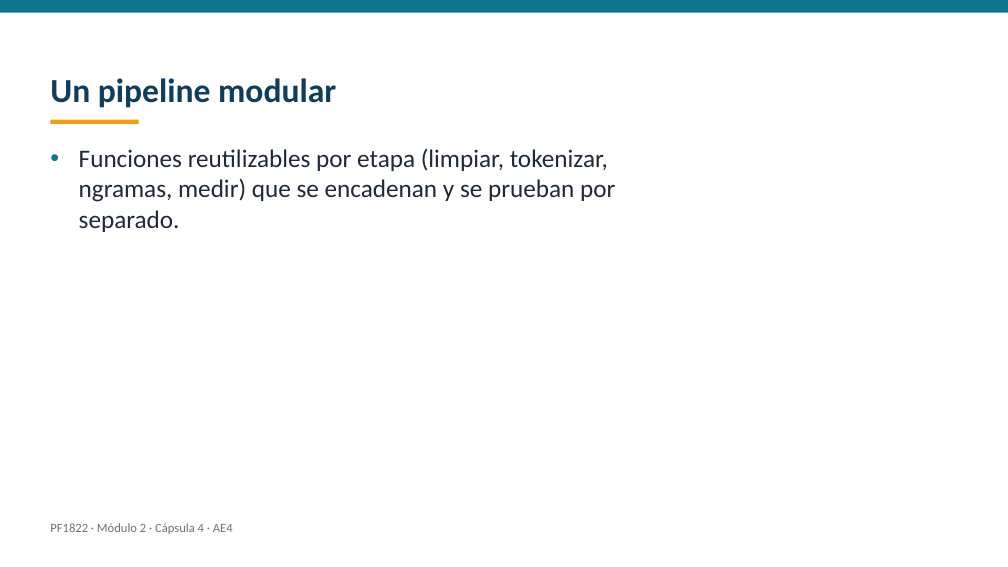
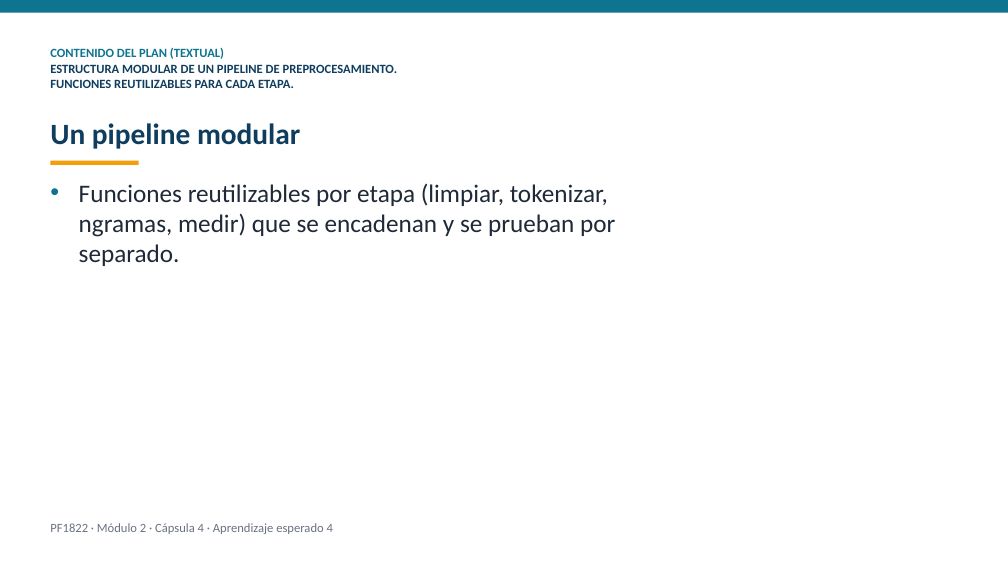
Before and after one commit to dojedacifuentes/naty.proyecto01, a slide deck: slide 8 of modulo-2/PF1822-desarrollo-con-ia/produccion/videos/AE4-capsula.pptx (slide 7 before the commit). Drawn at 1008x567 pixels with LibreOffice and Linux fonts; fonts in the diff are those of the drawing. Boxes give left, top, right and bottom in pixels: in the first picture for what was removed or moved away, otherwise in the second. Text is boxed around its words. In the diff, an @@ line names an element or a change of style, - is before the commit and + after.

Commit message:
checkpoint: 2026-09-25 videocapsulas textuales del plan para el revisor

```diff
--- a/modulo-2/PF1822-desarrollo-con-ia/produccion/videos/AE4-capsula.pptx
+++ b/modulo-2/PF1822-desarrollo-con-ia/produccion/videos/AE4-capsula.pptx
@@ text added at bbox=[50, 48, 398, 88], 12 pt, text #0F3D5E, bold @@
+CONTENIDO DEL PLAN (TEXTUAL)
+ESTRUCTURA MODULAR DE UN PIPELINE DE PREPROCESAMIENTO.
+FUNCIONES REUTILIZABLES PARA CADA ETAPA.
@@ text "Un pipeline modular": place and size @@
-text "Un pipeline modular" at bbox=[50, 78, 336, 108]
+text "Un pipeline modular" at bbox=[50, 123, 300, 149]
@@ text "Un pipeline modular" at bbox=[50, 123, 300, 149]: size 32 to 28 pt @@
@@ text "Funciones reutilizables por etapa (limpiar, ...": place and size @@
-text "Funciones reutilizables por etapa (limpiar, ..." at bbox=[79, 149, 615, 232]
+text "Funciones reutilizables por etapa (limpiar, ..." at bbox=[79, 184, 615, 266]
@@ rectangle: place and size @@
-rectangle at bbox=[51, 119, 139, 124]
+rectangle at bbox=[51, 160, 139, 165]
@@ text at bbox=[50, 523, 333, 534]: text changed @@
-PF1822 · Módulo 2 · Cápsula 4 · AE4
+PF1822 · Módulo 2 · Cápsula 4 · Aprendizaje esperado 4
```
Also in this commit, not shown: 9 other slides changed, 1 slide added, 37 other files.
